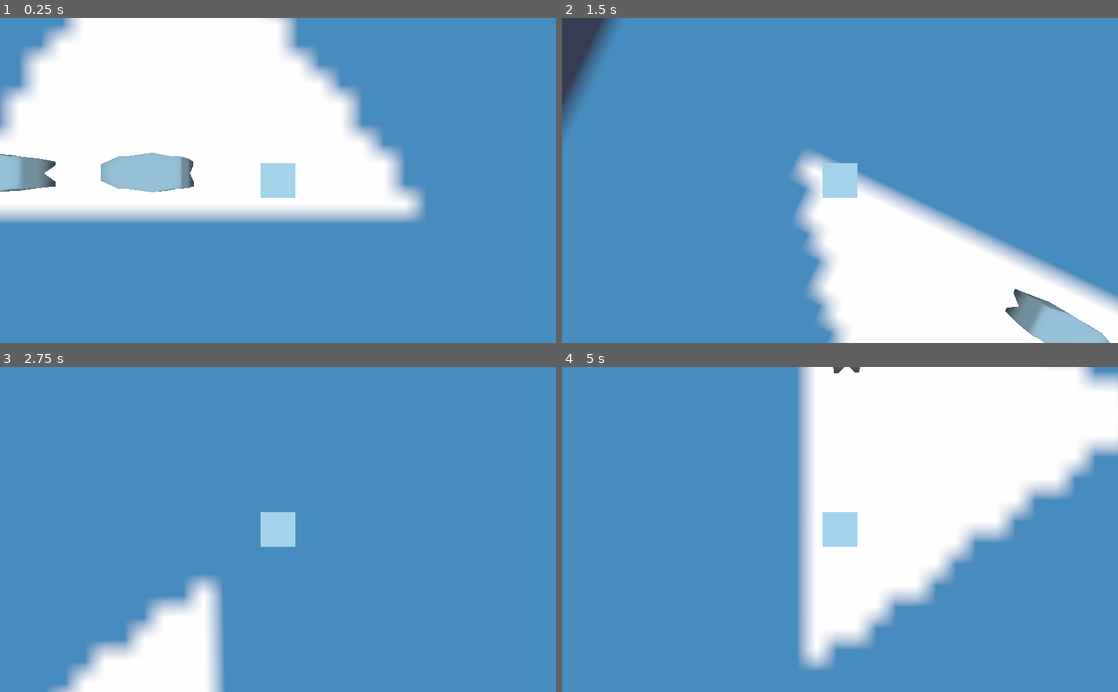
Above: before the commit, frames 1-4 (two rows, left to right).
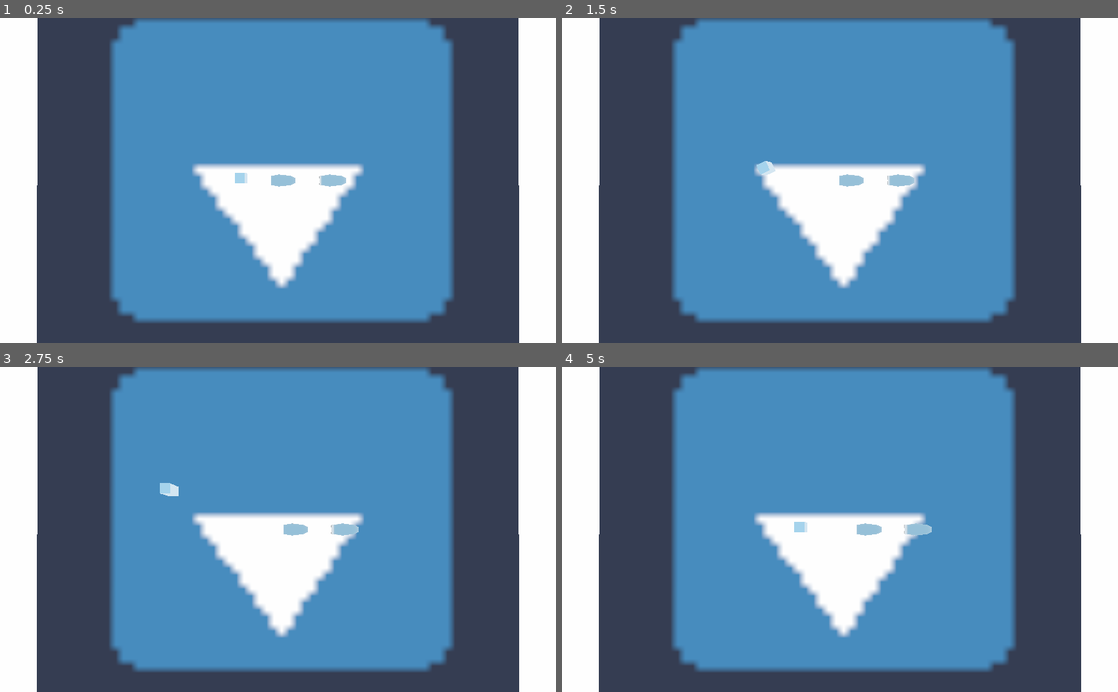
Above: after the commit, the same moments.

Repository: TheHyperMagi/Shepherd
Game: Godot game, scene res://Scenes/Field.tscn
The game is run twice, just before and just after one commit, with the same random seed, the same clock (stepped at 60 frames per second) and the same inputs. The engine's default icon, where the game draws it, is replaced by a stand-in: a white triangle on a blue panel in a dark square.
Inputs:
- Up to frame 1 (0.25 s): no input
- Up to frame 2 (1.5 s): hold D (move_right) 0.53-1.28 s; hold S (move_backwards) from 1.28 s (still down)
- Up to frame 3 (2.75 s): release S (move_backwards) at 2.03 s; hold D (move_right) from 2.03 s (still down)
- Up to frame 4 (5 s): release D (move_right) at 2.78 s; hold W (move_forwards) 2.78-3.53 s; hold A (move_left) from 3.53 s (still down)

The runs differ from the first frame. In frame 1, 72% of the frame differs, in the area x 0-100%, y 0-100%; in frame 2, 58%; in frame 3, 56%; in frame 4, 70%.

Commit message:
Less depressing colors added using WorldEnviroment

Diff:
--- a/Shepherd/Scenes/Field.tscn
+++ b/Shepherd/Scenes/Field.tscn
@@ -9,11 +9,18 @@
 [sub_resource type="BoxShape" id=2]
 extents = Vector3( 2.6478, 1, 1 )
 
-[sub_resource type="ConvexPolygonShape" id=5]
+[sub_resource type="ConvexPolygonShape" id=3]
 points = PoolVector3Array( -1, 2, 1, 1, 2, -1, 1, 2, 1, -1, 2, -1, -1, -2, 1, 1, -2, -1, 1, -2, 1, -1, -2, -1, 1, 2, 1, -1, 2, -1, 1, 2, -1, -1, 2, 1, 1, -2, 1, -1, -2, -1, 1, -2, -1, -1, -2, 1, 1, 2, 1, -1, -2, 1, -1, 2, 1, 1, -2, 1, 1, 2, -1, -1, -2, -1, -1, 2, -1, 1, -2, -1 )
 
-[sub_resource type="CubeMesh" id=3]
+[sub_resource type="CubeMesh" id=4]
 size = Vector3( 2, 4, 2 )
+
+[sub_resource type="ProceduralSky" id=5]
+ground_bottom_color = Color( 1, 1, 1, 1 )
+
+[sub_resource type="Environment" id=6]
+background_mode = 2
+background_sky = SubResource( 5 )
 
 [node name="Spatial" type="Spatial"]
 
@@ -42,13 +49,14 @@
 
 [node name="ShepherdCollision" type="CollisionShape" parent="Shepherd"]
 transform = Transform( 1, 0, 0, 0, 1, 0, 0, 0, 1, 0, 2, 0 )
-shape = SubResource( 5 )
+shape = SubResource( 3 )
 
 [node name="MeshInstance" type="MeshInstance" parent="Shepherd/ShepherdCollision"]
-mesh = SubResource( 3 )
+mesh = SubResource( 4 )
 material/0 = null
 
-[node name="Camera" type="Camera" parent="Shepherd"]
-transform = Transform( -1, -3.25841e-07, -5.30863e-14, 0, -1.62921e-07, 1, -3.25841e-07, 1, 1.62921e-07, 0, 20, 0 )
-keep_aspect = 0
-fov = 90.0
+[node name="WorldEnvironment" type="WorldEnvironment" parent="."]
+environment = SubResource( 6 )
+
+[node name="Camera" type="Camera" parent="."]
+transform = Transform( 1, 0, 0, 0, 1.19249e-08, 1, 0, -1, 1.19249e-08, 0, 50, 0 )
--- a/Shepherd/project.godot
+++ b/Shepherd/project.godot
@@ -24,13 +24,11 @@
 move_forwards={
 "deadzone": 0.5,
 "events": [ Object(InputEventKey,"resource_local_to_scene":false,"resource_name":"","device":0,"alt":false,"shift":false,"control":false,"meta":false,"command":false,"pressed":false,"scancode":87,"unicode":0,"echo":false,"script":null)
-, Object(InputEventKey,"resource_local_to_scene":false,"resource_name":"","device":0,"alt":false,"shift":false,"control":false,"meta":false,"command":false,"pressed":false,"scancode":44,"unicode":0,"echo":false,"script":null)
  ]
 }
 move_backwards={
 "deadzone": 0.5,
 "events": [ Object(InputEventKey,"resource_local_to_scene":false,"resource_name":"","device":0,"alt":false,"shift":false,"control":false,"meta":false,"command":false,"pressed":false,"scancode":83,"unicode":0,"echo":false,"script":null)
-, Object(InputEventKey,"resource_local_to_scene":false,"resource_name":"","device":0,"alt":false,"shift":false,"control":false,"meta":false,"command":false,"pressed":false,"scancode":79,"unicode":0,"echo":false,"script":null)
  ]
 }
 move_left={
@@ -41,7 +39,6 @@
 move_right={
 "deadzone": 0.5,
 "events": [ Object(InputEventKey,"resource_local_to_scene":false,"resource_name":"","device":0,"alt":false,"shift":false,"control":false,"meta":false,"command":false,"pressed":false,"scancode":68,"unicode":0,"echo":false,"script":null)
-, Object(InputEventKey,"resource_local_to_scene":false,"resource_name":"","device":0,"alt":false,"shift":false,"control":false,"meta":false,"command":false,"pressed":false,"scancode":69,"unicode":0,"echo":false,"script":null)
  ]
 }
 
Not shown: 1 places in Shepherd/Scenes/Field.tscn that only renumber resources
